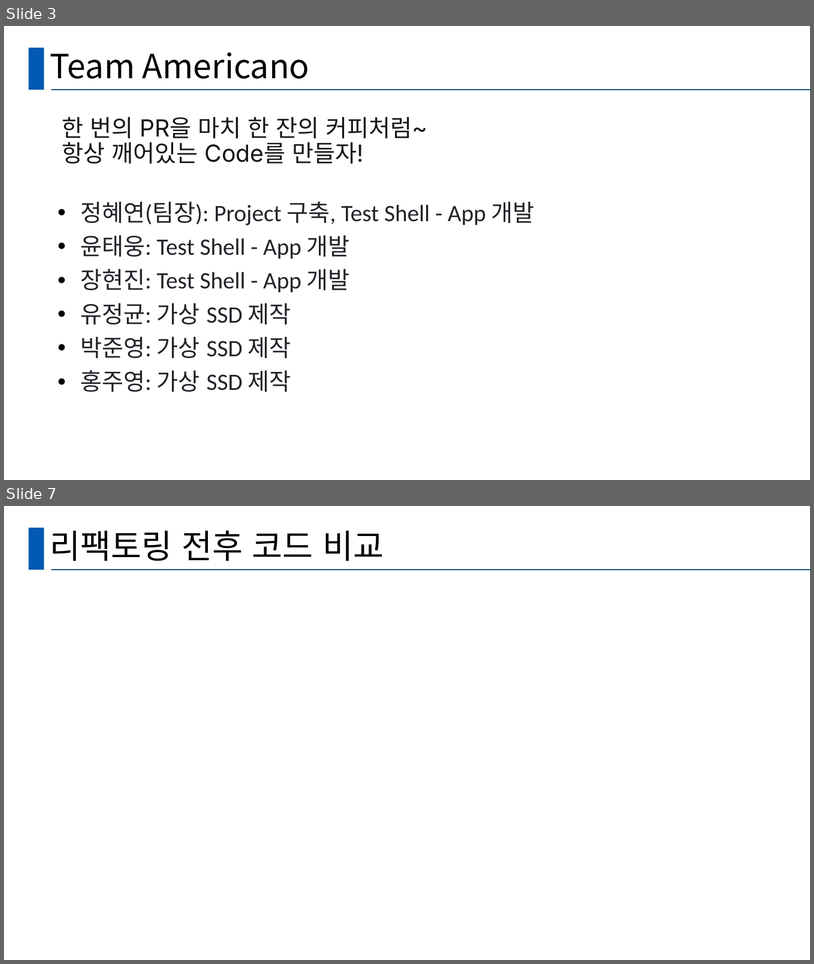
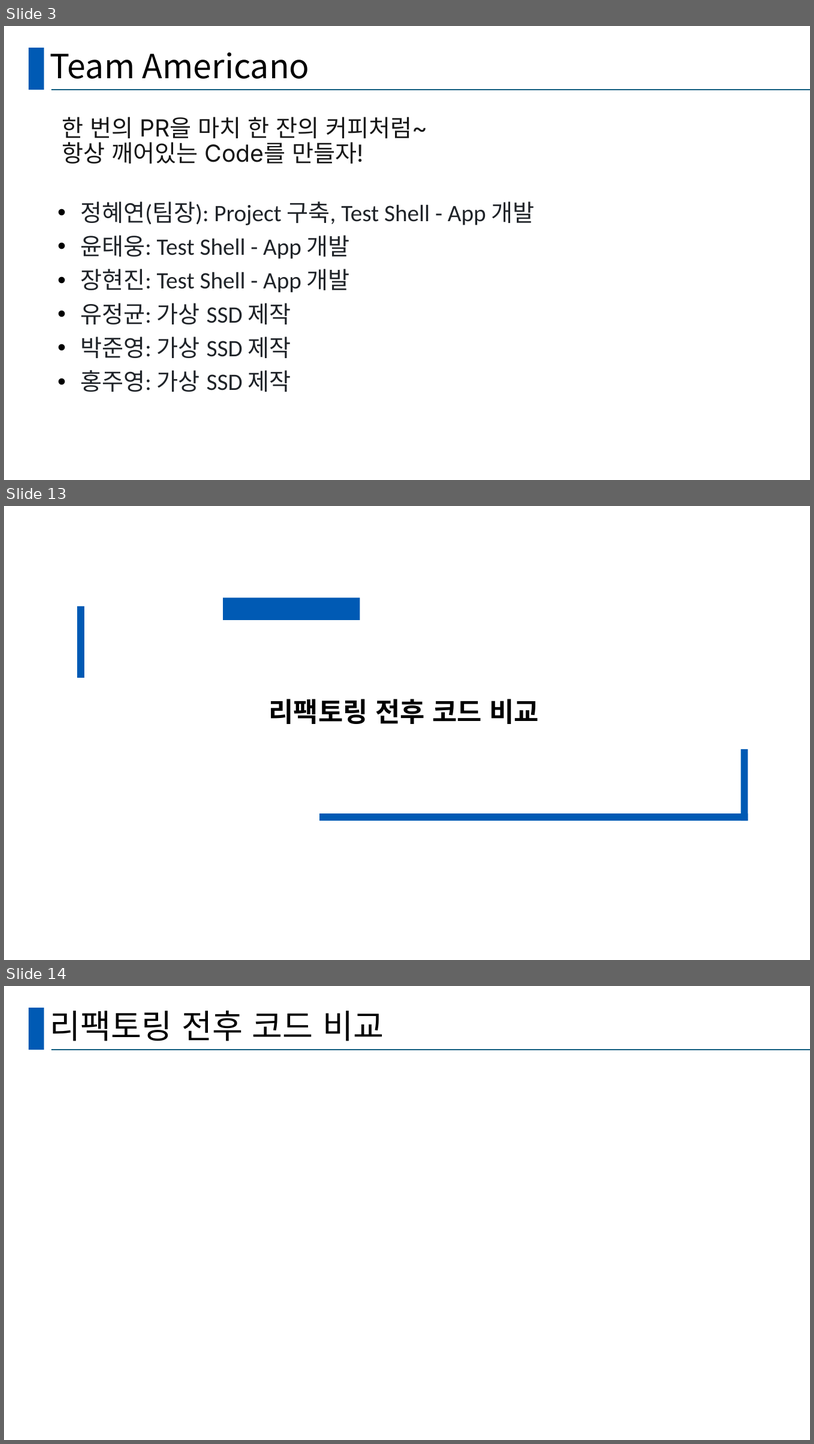
Before and after one commit to hy-ra-na/presentation_Americano, a slide deck: 발표양식.pptx. Shown one above the other, each under a label of ours: slides 3 and 7 before the commit, slides 3, 13 and 14 after it; the slides between them are not shown. The pictures are 814x964 and 814x1444 pixels, drawn with LibreOffice and Linux fonts; fonts in the diff are those of the drawing. Boxes give left, top, right and bottom in pixels: in the first picture for what was removed or moved away, otherwise in the second. Text is boxed around its words. In the diff, an @@ line names an element or a change of style, - is before the commit and + after.

```diff
--- a/발표양식.pptx
+++ b/발표양식.pptx
@@ slide 13 added at box(4, 506, 810, 960), background #FFFFFF @@
@@ text added at box(269, 699, 539, 724), 32 pt, text #000000, bold @@
+리팩토링 전후 코드 비교
@@ group added at box(77, 606, 749, 821): 4 rectangles @@
@@ what was slide 7 is now slide 14 @@
```
Also in this commit, not shown: 4 slides changed, 8 other slides added, 1 slide removed.
